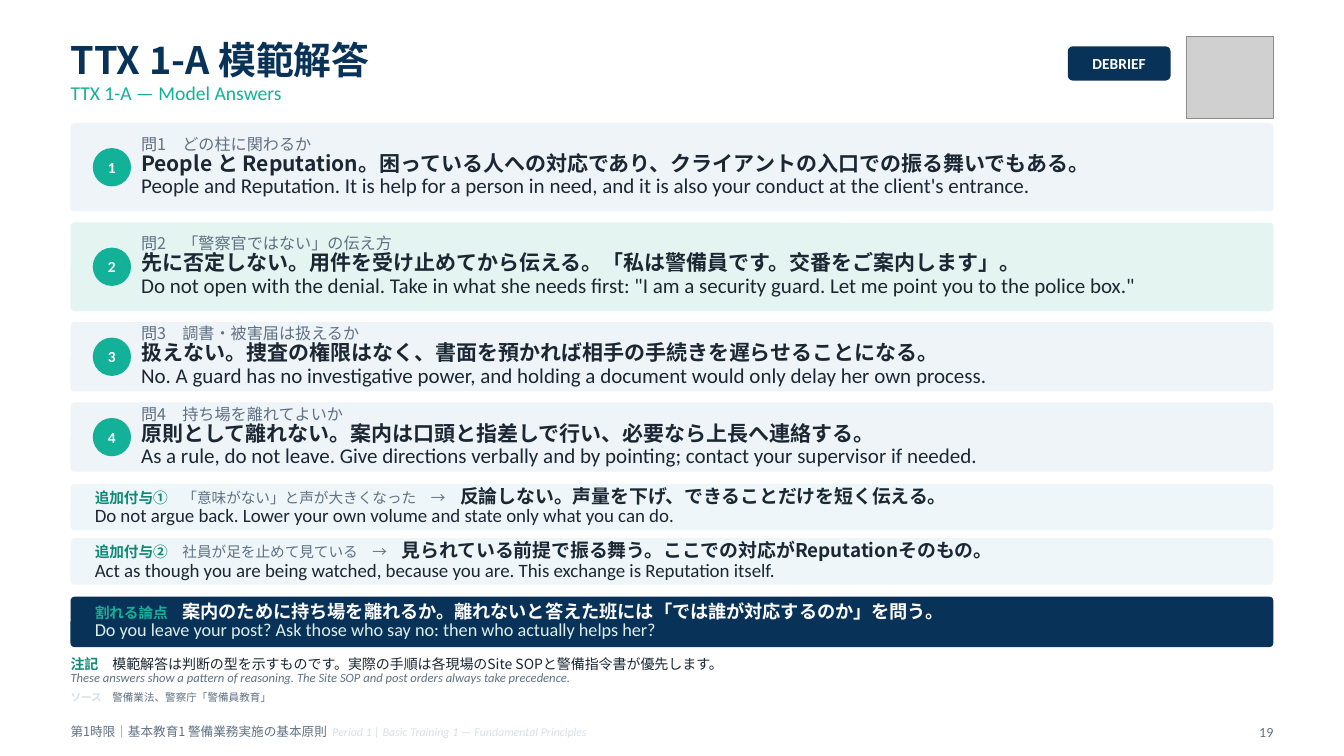
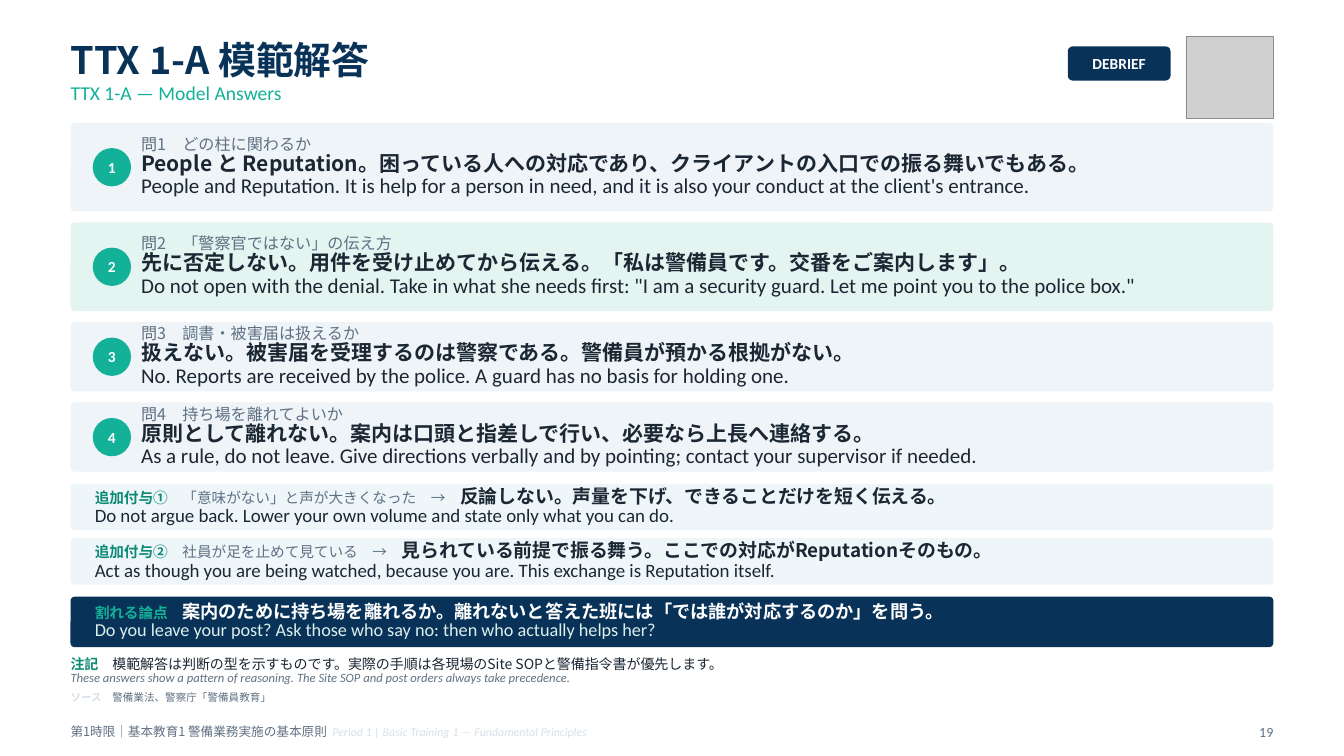
Before and after one commit to hrsmhiroshi-cpu/Training-, a slide deck: slide 19 of 新任講習/out/01_1限_警備業務実施の基本原則.pptx. Drawn at 1344x756 pixels with LibreOffice and Linux fonts; fonts in the diff are those of the drawing; grey boxes stand for pictures. Boxes give left, top, right and bottom in pixels: in the first picture for what was removed or moved away, otherwise in the second. Text is boxed around its words. In the diff, an @@ line names an element or a change of style, - is before the commit and + after.

```diff
--- a/新任講習/out/01_1限_警備業務実施の基本原則.pptx
+++ b/新任講習/out/01_1限_警備業務実施の基本原則.pptx
@@ text at (141,339,855,387): text changed @@
-扱えない。捜査の権限はなく、書面を預かれば相手の手続きを遅らせることになる。
-No. A guard has no investigative power, and holding a document would only delay her own process.
+扱えない。被害届を受理するのは警察である。警備員が預かる根拠がない。
+No. Reports are received by the police. A guard has no basis for holding one.
```
Also in this commit, not shown: 7 other slides changed, 5 other files.
